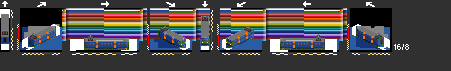
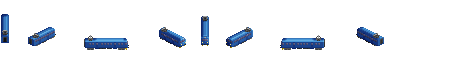
Revision of a layered w=451, h=71 image; what changed, layer by layer:
painted on "Lights" over (2, 16, 382, 41)
hid "Roof shading" over (96, 40, 313, 41)
hid "NSB_3" over (1, 14, 384, 48)
painted on "BM69A" over (163, 39, 249, 40)
hid "Bakgrund" over (0, 0, 451, 71)
